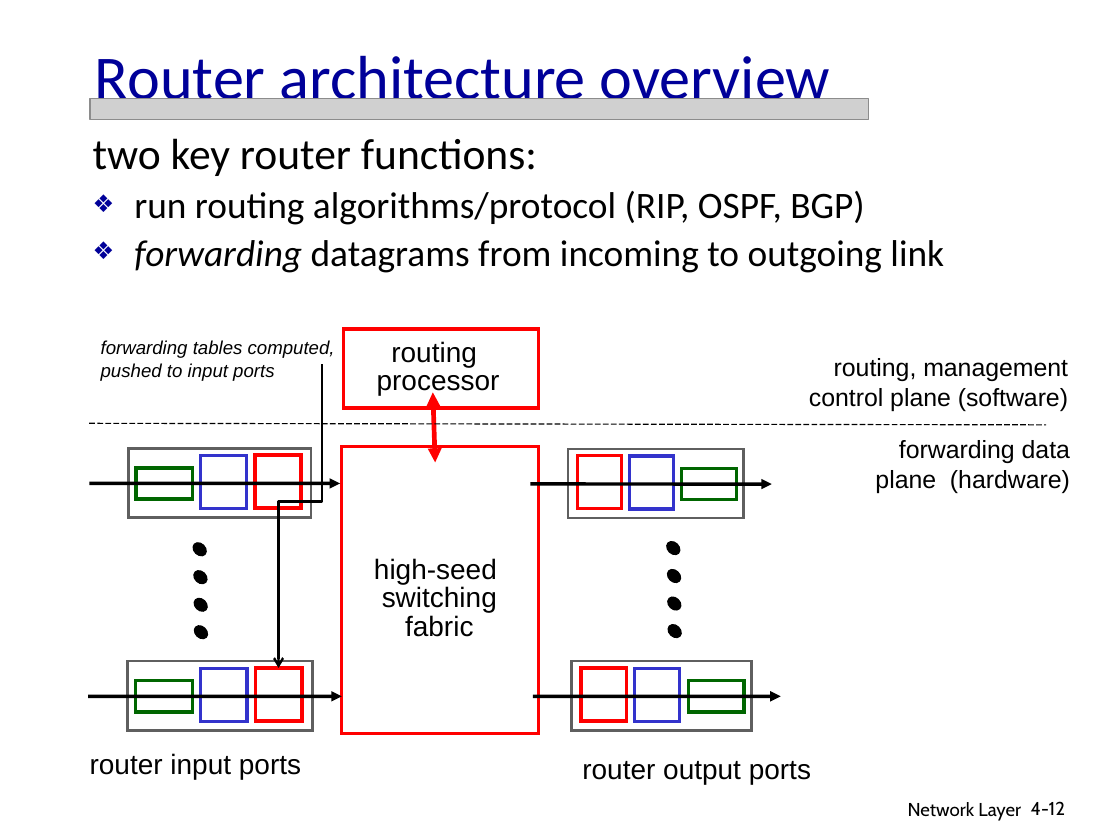
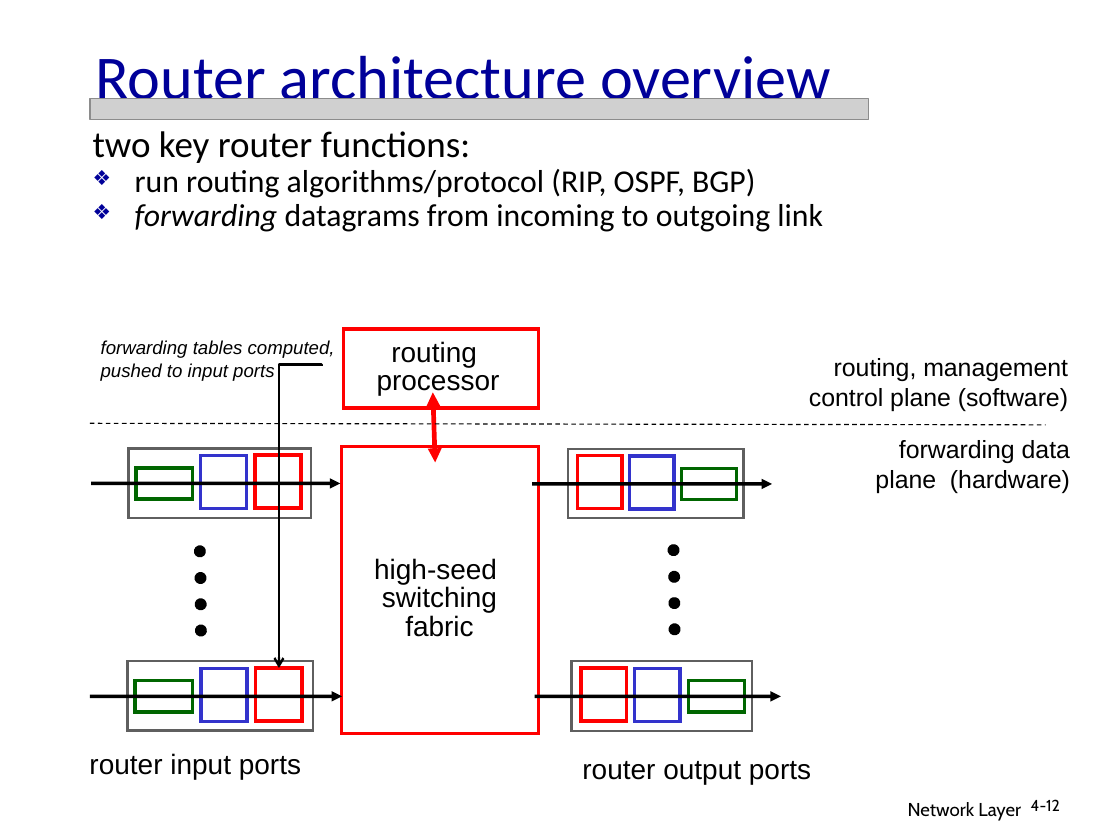
Before and after one commit to tomMoulard/PersonalSite, a slide deck: slide 12 of Main/assignment/network/Lecture_11_Ch04_Network_3.ppt. Drawn at 1120x840 pixels with LibreOffice and Linux fonts; fonts in the diff are those of the drawing; grey boxes stand for pictures. Boxes give left, top, right and bottom in pixels: in the first picture for what was removed or moved away, otherwise in the second. Text is boxed around its words. In the diff, an @@ line names an element or a change of style, - is before the commit and + after.

```diff
--- a/Main/assignment/network/Lecture_11_Ch04_Network_3.ppt
+++ b/Main/assignment/network/Lecture_11_Ch04_Network_3.ppt
@@ text "two key router functions:" at (93, 131, 823, 232): size 28 to 23.8 pt in "two key router functions:"; size 24 to 20.4 pt in "run routing algorithms/protocol (RIP, OSPF, BGP)", "forwarding datagrams from incoming to outgoing link"; indent changed; line spacing 0.85 to 0.65 @@
@@ elbow arrow (321, 365) - (279, 668): route changed @@
@@ line (90, 423) - (1046, 424): stroke #000000 0.74 pt to #000000 0.74 pt dashed @@
@@ ellipse: place and size @@
-ellipse at (192, 624, 210, 642)
+ellipse at (194, 623, 210, 638)
@@ ellipse: place and size @@
-ellipse at (666, 623, 684, 641)
+ellipse at (666, 622, 682, 637)
@@ page number at (1031, 799, 1060, 811): size 12 to 10.2 pt; line spacing 1 to 0.9 @@
```
Also in this commit, not shown: 55 other slides changed, 37 other files.
